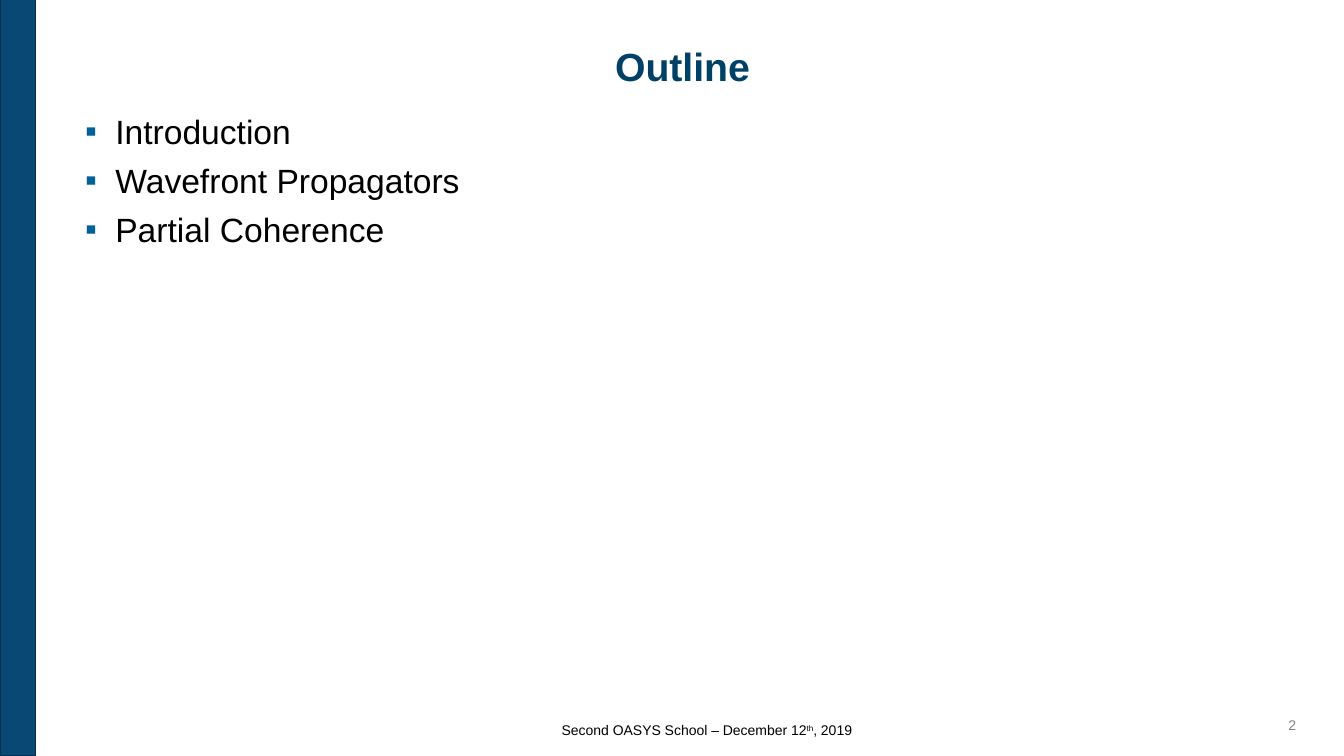
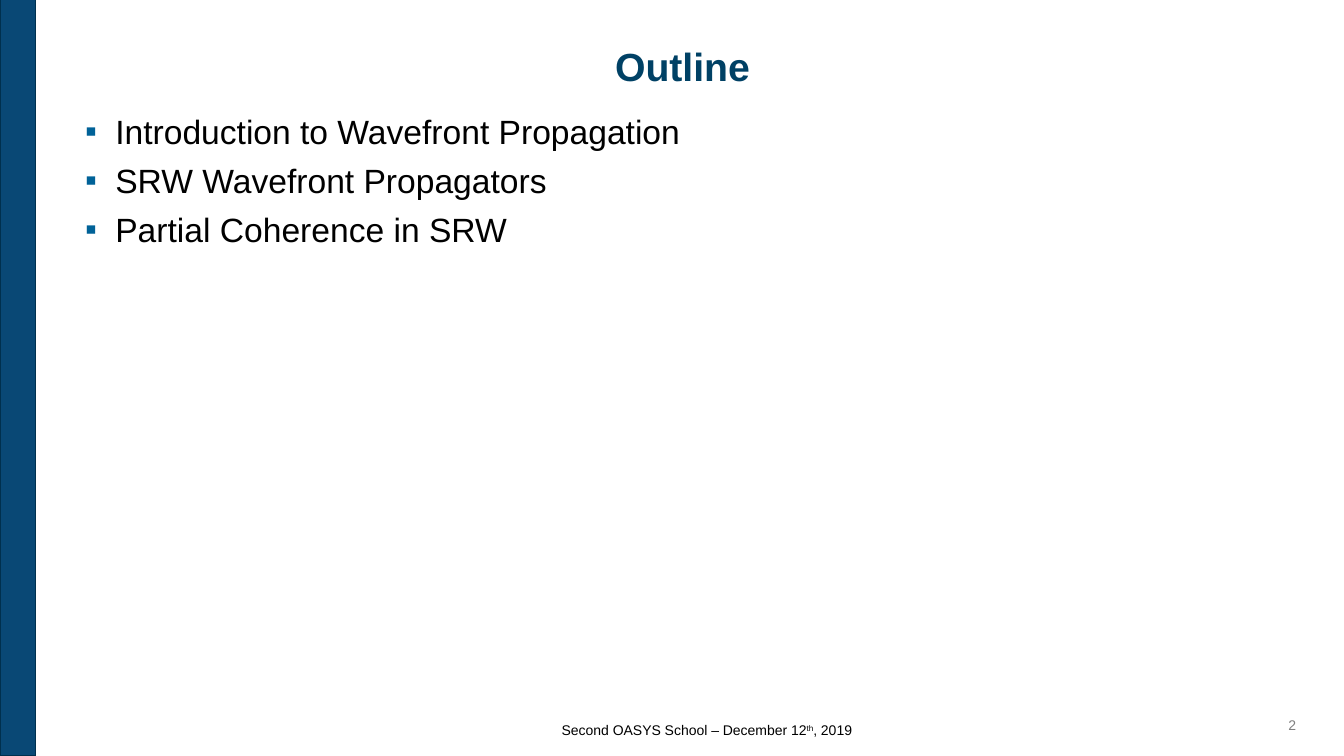
Before and after one commit to oasys-kit/oasys_school, a slide deck: slide 2 of second/slides/2_Introduction_to_SRW.pptx. Drawn at 1344x756 pixels with LibreOffice and Linux fonts; fonts in the diff are those of the drawing; background and template pictures are left out. Boxes give left, top, right and bottom in pixels: in the first picture for what was removed or moved away, otherwise in the second. Text is boxed around its words. In the diff, an @@ line names an element or a change of style, - is before the commit and + after.

```diff
--- a/second/slides/2_Introduction_to_SRW.pptx
+++ b/second/slides/2_Introduction_to_SRW.pptx
@@ text at [115, 119, 680, 243]: text changed @@
-▪ Introduction
-▪ Wavefront Propagators
-▪ Partial Coherence
+▪ Introduction to Wavefront Propagation
+▪ SRW Wavefront Propagators
+▪ Partial Coherence in SRW
```
Also in this commit, not shown: 5 other slides changed, 7 slides added.
